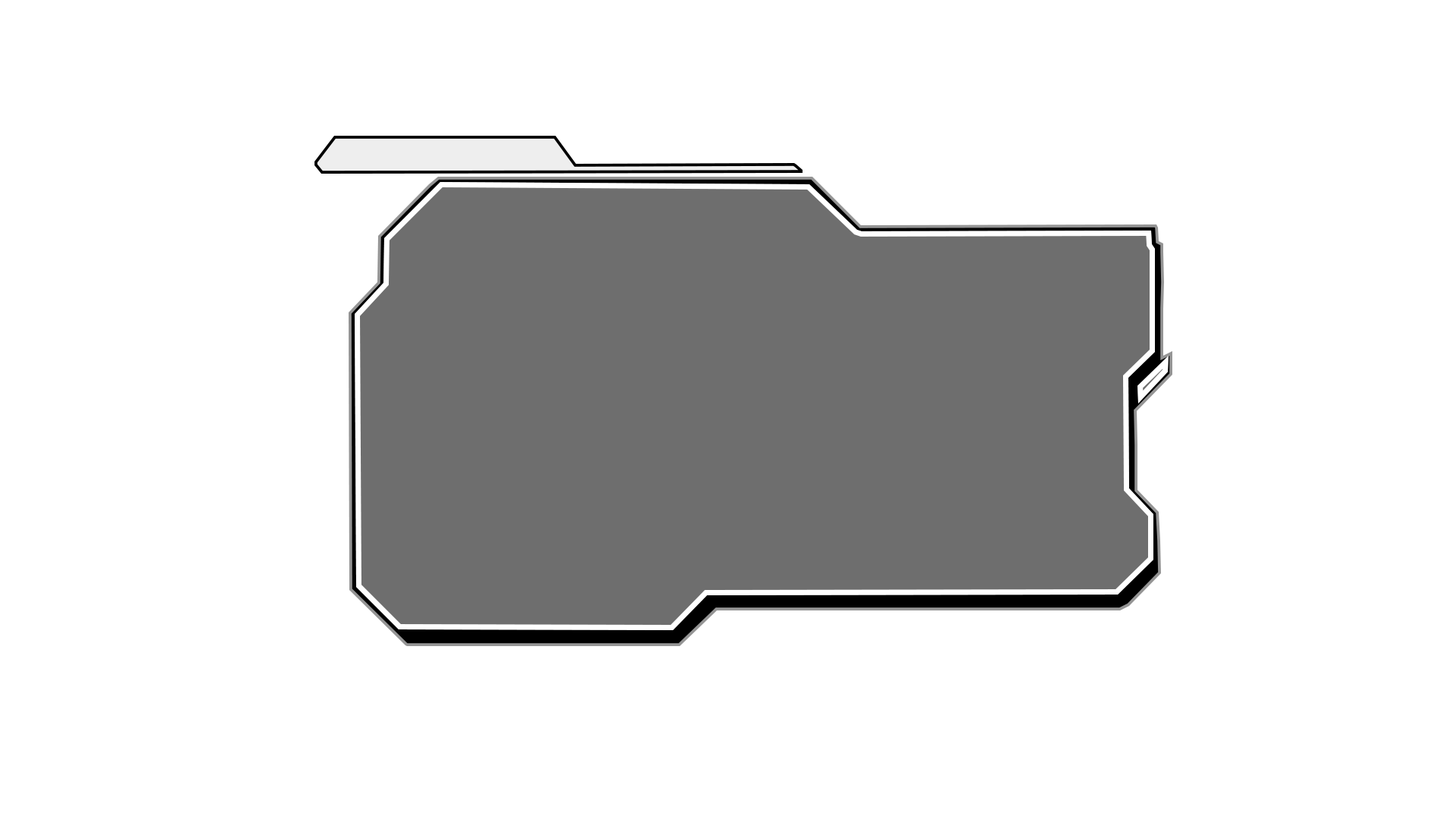
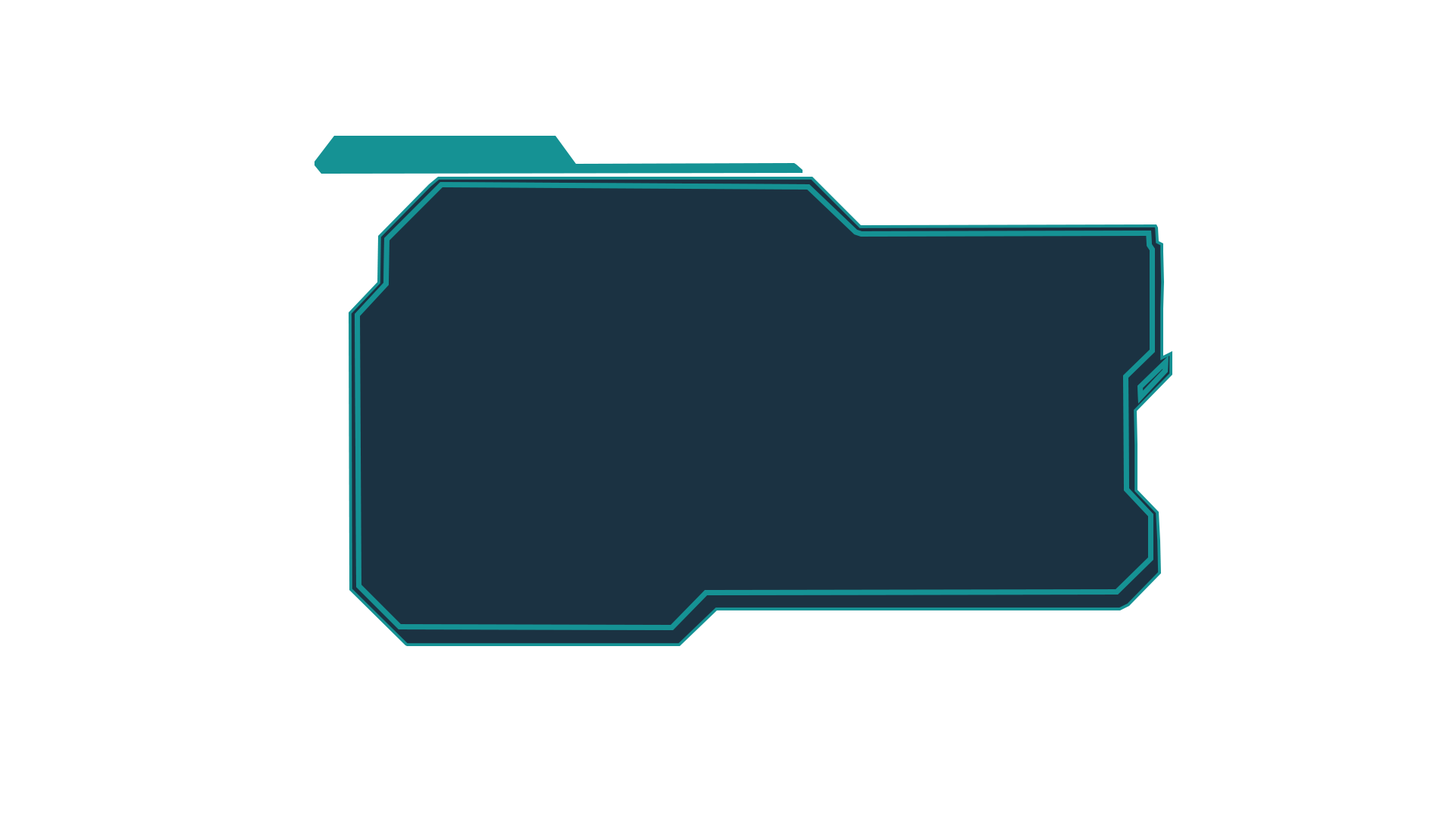
Layers edited between the first and the second 1455px x 819px image:
painted on "내부외형" over (354, 181, 1169, 630)
painted on "내부외형 복사" over (354, 181, 1169, 630)
painted on "상단부" over (314, 135, 803, 174)
painted on "외부외형" over (348, 176, 1173, 646)
